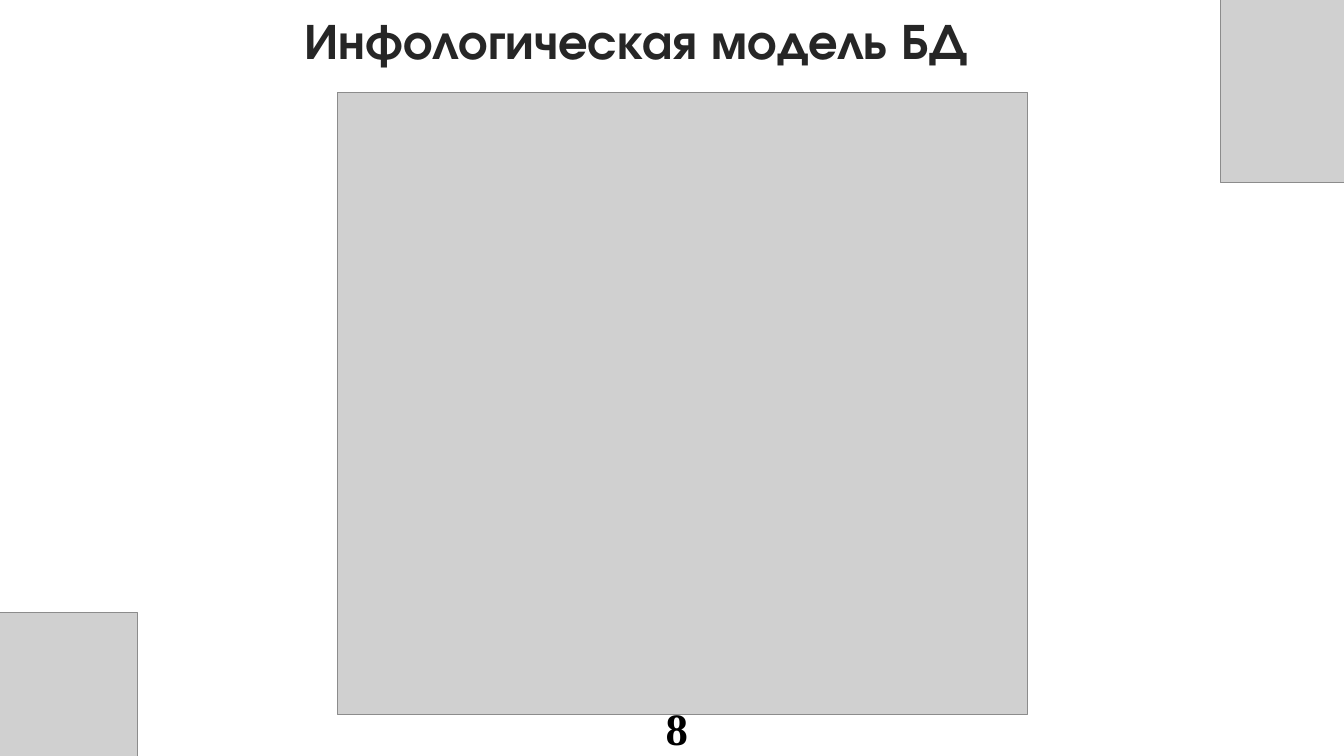
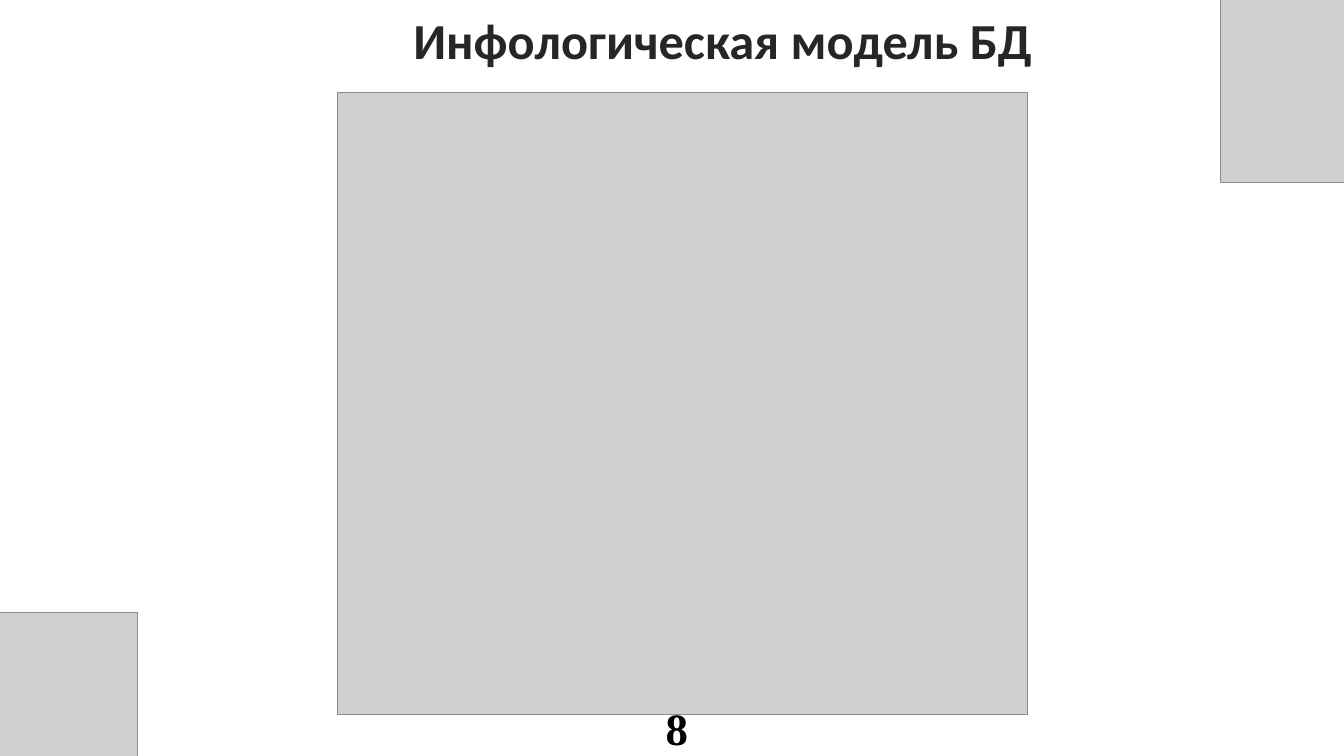
Before and after one commit to lilvolcanointhenighttime/diplom, a slide deck: slide 8 of Презентацияя.pptx. Drawn at 1344x756 pixels with LibreOffice and Linux fonts; fonts in the diff are those of the drawing; grey boxes stand for pictures. Boxes give left, top, right and bottom in pixels: in the first picture for what was removed or moved away, otherwise in the second. Text is boxed around its words. In the diff, an @@ line names an element or a change of style, - is before the commit and + after.

```diff
--- a/Презентацияя.pptx
+++ b/Презентацияя.pptx
@@ title "Инфологическая модель БД" at box(413, 24, 1032, 67): font TeX Gyre Adventor to Calibri; alignment left to centre @@
```
Also in this commit, not shown: 15 other slides changed, 2 slides added, 2 slides removed, 1 other file.
